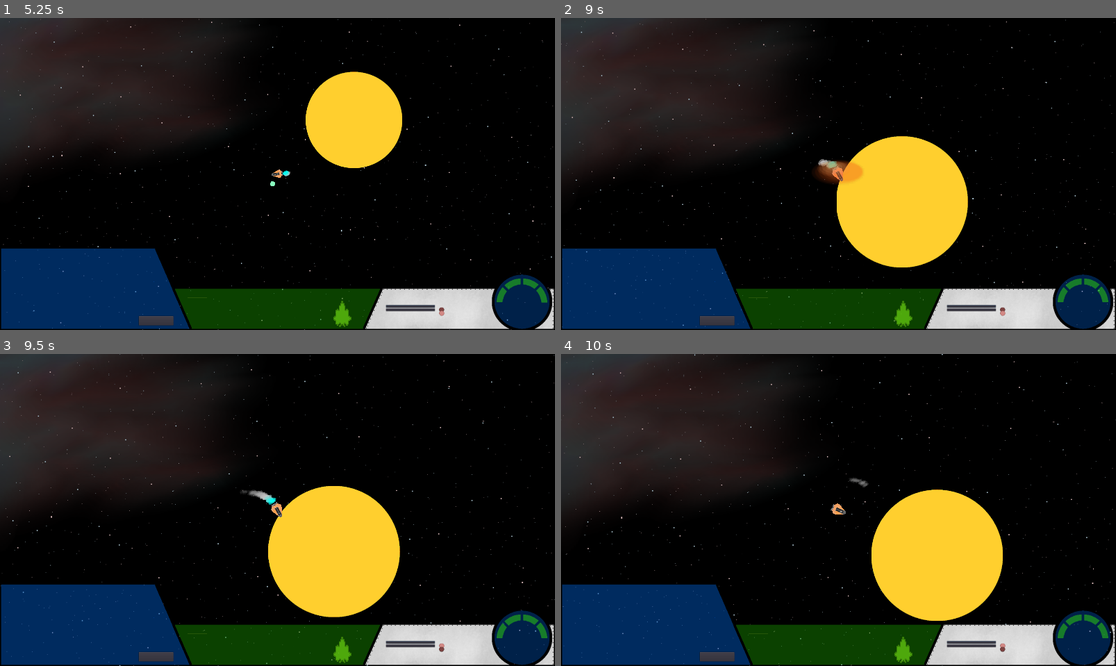
Above: before the commit, frames 1-4 (two rows, left to right).
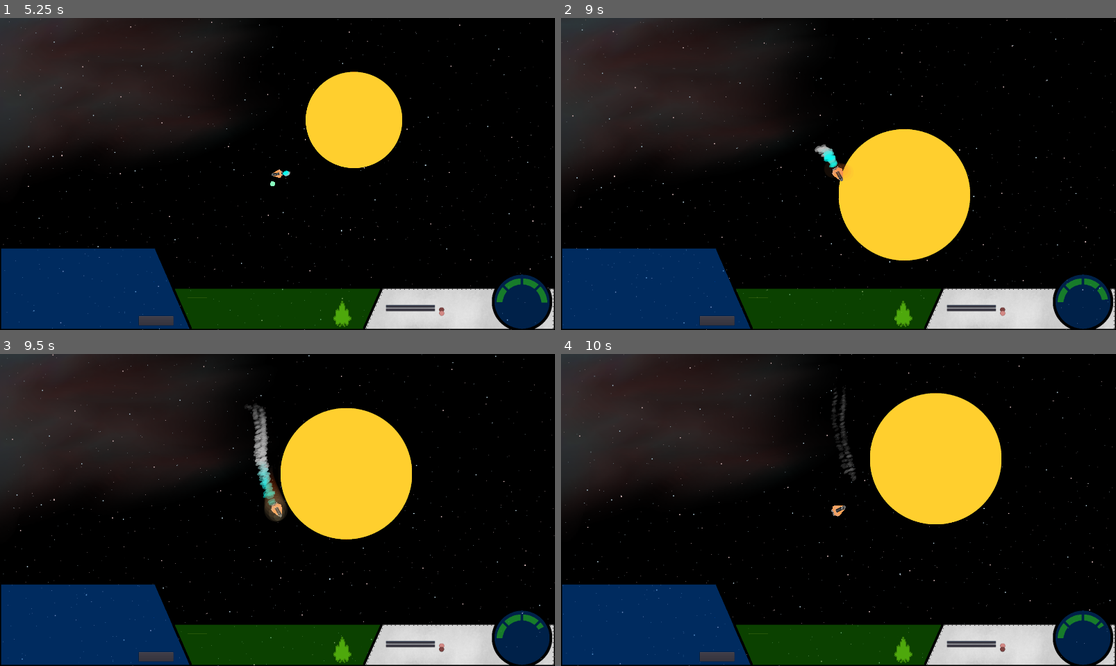
Above: after the commit, the same moments.

Repository: 029614/RedVoid
Game: Godot game, scene res://NewMain.tscn
Same seed, same stepped clock (60 frames per second), same inputs: the game is played once before the commit and once after it.
Inputs (mouse positions are in pixels of both pictures, inside the frame that each line leads up to):
- Up to frame 1 (5.25 s): click "Missile Alert" at 0.5 s; click "Radar Lock" at 1.25 s; click "Reset" at 2 s; move the mouse to (399, 158) at 2.77 s; hold Right (ui_right) 2.78-3.53 s; hold X (AfterBurner, bound only after the commit) 2.78-3.53 s; tap O (orbit) at 2.85, 3.8, 4.35 s; click (399, 158) at 2.92 s; move the mouse to (166, 189) at 3.52 s; hold Down (ui_down) 3.53-4.28 s; tap X (AfterBurner, bound only after the commit) at 3.6 s; move the mouse to (333, 105) at 4.27 s; hold Right (ui_right) 4.28-5.03 s; hold X (AfterBurner, bound only after the commit) 4.28-5.03 s; move the mouse to (249, 236) at 5.02 s; hold Up (ui_up) from 5.03 s (still down); tap Space (weapons) at 5.1 s; click (249, 236) at 5.17 s
- Up to frame 2 (9 s): tap O (orbit) at 5.3, 6.8, 7.35, 8.3 s; move the mouse to (1005, 220) at 5.77 s; release Up (ui_up) at 5.78 s; hold Mouse wheel up (zoom_in) 5.78-6.53 s; hold Left (ui_left) 5.78-7.28 s; tap X (AfterBurner, bound only after the commit) at 6.05, 6.6, 8.1 s; move the mouse to (672, 127) at 6.52 s; move the mouse to (866, 174) at 7.27 s; hold Down (ui_down) 7.28-8.03 s; hold X (AfterBurner, bound only after the commit) 7.28-8.03 s; click (866, 174) at 7.42 s; move the mouse to (755, 96) at 8.02 s; hold Right (ui_right) 8.03-8.78 s; move the mouse to (960, 158) at 8.77 s; hold Up (ui_up) from 8.78 s (still down); hold X (AfterBurner, bound only after the commit) from 8.78 s (still down)
- Up to frame 3 (9.5 s): keep holding Up (ui_up); keep holding X (AfterBurner, bound only after the commit)
- Up to frame 4 (10 s): move the mouse to (727, 525) at 9.52 s; release Up (ui_up) at 9.53 s; release X (AfterBurner, bound only after the commit) at 9.53 s; hold Right (ui_right) from 9.53 s (still down); tap O (orbit) at 9.6 s; click (727, 525) at 9.67 s

Frame 1 is identical in both runs. In frame 2, 2.4% of the frame differs, in the area x 0-100%, y 0-100%; in frame 3, 13%; in frame 4, 14%.

Commit message:
After Burner Update
Added after burner and more particle effects for the after burner.

I also tweaked the explosion to look a little nicer... still sucks.

Diff:
--- a/Assets/Particles/Explosion.tscn
+++ b/Assets/Particles/Explosion.tscn
@@ -1,37 +1,52 @@
-[gd_scene load_steps=9 format=2]
+[gd_scene load_steps=12 format=2]
 
-[ext_resource path="res://Assets/Particles/EngineExhaust.png" type="Texture" id=1]
+[ext_resource path="res://Assets/Particles/circle.png" type="Texture" id=1]
 [ext_resource path="res://Assets/Particles/Explosion.gd" type="Script" id=2]
 
-[sub_resource type="Gradient" id=1]
-offsets = PoolRealArray( 0, 0.37037, 0.718518 )
-colors = PoolColorArray( 1, 0.74902, 0, 1, 0, 0, 0, 0.403922, 0.615686, 0.933333, 1, 0 )
+[sub_resource type="Gradient" id=6]
+offsets = PoolRealArray( 0, 0.533333, 1 )
+colors = PoolColorArray( 1, 0.984314, 0, 0.584314, 1, 0.490196, 0, 0.352941, 0.627451, 0.627451, 0.627451, 0 )
 
 [sub_resource type="GradientTexture" id=2]
-gradient = SubResource( 1 )
+gradient = SubResource( 6 )
 width = 4096
 
-[sub_resource type="CurveTexture" id=7]
-
 [sub_resource type="Curve" id=4]
-_data = [ Vector2( 0, 1 ), 0.0, 0.0, 0, 0, Vector2( 1, 0.354545 ), 0.0, 0.0, 0, 0 ]
+max_value = 5.0
+_data = [ Vector2( 0, 0 ), 0.0, 4.85258, 0, 0, Vector2( 0.987342, 5 ), 5.52448, 0.0, 0, 0 ]
 
 [sub_resource type="CurveTexture" id=5]
 curve = SubResource( 4 )
 
+[sub_resource type="Gradient" id=7]
+colors = PoolColorArray( 1, 0.909804, 0.556863, 1, 0.768627, 0.768627, 0.768627, 0 )
+
+[sub_resource type="GradientTexture" id=8]
+gradient = SubResource( 7 )
+
+[sub_resource type="Curve" id=9]
+max_value = 5.0
+_data = [ Vector2( 0, 1 ), 0.0, 4.02882, 0, 0, Vector2( 1, 5 ), 4.30909, 0.0, 0, 0 ]
+
+[sub_resource type="CurveTexture" id=10]
+curve = SubResource( 9 )
+
 [sub_resource type="ParticlesMaterial" id=3]
+trail_divisor = 10
+trail_size_modifier = SubResource( 10 )
+trail_color_modifier = SubResource( 8 )
+emission_shape = 1
+emission_sphere_radius = 46.6
 flag_disable_z = true
 spread = 180.0
 gravity = Vector3( 0, 0, 0 )
 initial_velocity = 1.0
 initial_velocity_random = 1.0
-angular_velocity = 132.41
-angular_velocity_random = 0.29
-orbit_velocity = 0.1
+angular_velocity = 1.0
+angular_velocity_random = 1.0
+orbit_velocity = 0.0
 orbit_velocity_random = 0.0
-linear_accel = 750.0
-linear_accel_curve = SubResource( 7 )
-tangential_accel = 16.09
+angle_random = 1.0
 scale = 2.0
 scale_random = 0.32
 scale_curve = SubResource( 5 )
@@ -42,9 +57,10 @@
 
 [node name="Particles2D" type="Particles2D" parent="."]
 emitting = false
-amount = 500
+amount = 100
 lifetime = 5.0
 one_shot = true
-explosiveness = 0.73
+speed_scale = 15.0
+explosiveness = 0.1
 process_material = SubResource( 3 )
 texture = ExtResource( 1 )
--- a/Assets/Particles/HeatShield.tscn
+++ b/Assets/Particles/HeatShield.tscn
@@ -1,6 +1,6 @@
 [gd_scene load_steps=7 format=2]
 
-[ext_resource path="res://Assets/Particles/EngineExhaust.png" type="Texture" id=1]
+[ext_resource path="res://Assets/Particles/circle.png" type="Texture" id=1]
 
 [sub_resource type="Gradient" id=4]
 offsets = PoolRealArray( 0, 0.481481, 0.888889 )
@@ -12,7 +12,7 @@
 
 [sub_resource type="Curve" id=5]
 max_value = 5.0
-_data = [ Vector2( 0, 0.6 ), 0.0, 0.0, 0, 0, Vector2( 0.234177, 2.36364 ), 3.91736, 3.91736, 0, 0, Vector2( 0.778481, 4.81818 ), 0.0, 0.0, 0, 0, Vector2( 1, 0.863636 ), 0.0, 0.0, 0, 0 ]
+_data = [ Vector2( 0, 0.6 ), 0.0, 0.0, 0, 0, Vector2( 0.0822785, 1.86364 ), -2.78006, -2.78006, 0, 0, Vector2( 1, 0.090909 ), 0.0, 0.0, 0, 0 ]
 
 [sub_resource type="CurveTexture" id=6]
 curve = SubResource( 5 )
@@ -23,7 +23,6 @@
 gravity = Vector3( 0, 0, 0 )
 orbit_velocity = 0.0
 orbit_velocity_random = 0.0
-scale_random = 0.24
 scale_curve = SubResource( 6 )
 color_ramp = SubResource( 2 )
 
@@ -33,7 +32,7 @@
 modulate = Color( 1, 1, 1, 0.0823529 )
 emitting = false
 amount = 600
-lifetime = 0.3
+lifetime = 0.4
 local_coords = false
 process_material = SubResource( 3 )
 texture = ExtResource( 1 )
--- a/Assets/Ship/FighterSprite.tscn
+++ b/Assets/Ship/FighterSprite.tscn
@@ -48,3 +48,24 @@
 local_coords = false
 process_material = SubResource( 3 )
 texture = ExtResource( 2 )
+
+[node name="AB1" type="Particles2D" parent="."]
+show_behind_parent = true
+position = Vector2( -69.9774, 955.869 )
+rotation = 1.65385
+emitting = false
+amount = 100
+local_coords = false
+process_material = SubResource( 3 )
+texture = ExtResource( 2 )
+
+[node name="AB2" type="Particles2D" parent="."]
+show_behind_parent = true
+position = Vector2( 97.9768, 955.869 )
+rotation = 1.52496
+scale = Vector2( 1.07468, 0.964252 )
+emitting = false
+amount = 100
+local_coords = false
+process_material = SubResource( 3 )
+texture = ExtResource( 2 )
--- a/Player/Actor.gd
+++ b/Player/Actor.gd
@@ -47,6 +47,7 @@
 export (float) var rotation_speed = 2
 var current_speed = 0
 var max_speed = 99999
+var speed_modifier = 1
 
 #flags
 var _orbiting = false
@@ -60,6 +61,7 @@
 var _local_view = false
 var _player_is_landed = false
 var _heat_shield = false
+var _after_burner = false
 
 
 
@@ -89,6 +91,15 @@
         if Input.is_action_pressed('ui_down'):
             pass
         if Input.is_action_pressed('ui_up') and fuel >= 0:
+            #After Burner
+            if _after_burner == true:
+                speed_modifier = 10
+                $Sprite/AB1.set_emitting(true)
+                $Sprite/AB2.set_emitting(true)
+            elif _after_burner == false:
+                speed_modifier = 1
+                $Sprite/AB1.set_emitting(false)
+                $Sprite/AB2.set_emitting(false)
 
             #Changing the sprite to the one with engine plumes
             if $Sprite/Particles2D.is_emitting() == false:
@@ -97,9 +108,9 @@
 
             #Input Movements
             current_speed = velocity.length()
-            velocity += Vector2(1, 0).rotated(rotation).normalized() * acceleration * delta
+            velocity += Vector2(1, 0).rotated(rotation).normalized() * (acceleration * speed_modifier) * delta
             velocity = velocity.clamped(max_speed)
-            fuel -= 1
+            fuel -= 1 * (speed_modifier * 2)
 
 
 
@@ -107,6 +118,9 @@
 
             #Changing the sprite back to the one without engine plumes
             $Sprite/Particles2D.set_emitting(false)
+            $Sprite/AB1.set_emitting(false)
+            $Sprite/AB2.set_emitting(false)
+            _after_burner = false
 
 func _physics_process(delta):
     if Global._play == true:
@@ -161,10 +175,10 @@
 
         #Heat shield
         if planet:
-            if global_position.distance_to(planet.global_position) < 400 and current_speed > 150 and _heat_shield == false:
+            if global_position.distance_to(planet.global_position) < 400 and current_speed > 125 and _heat_shield == false:
                 _heat_shield = true
                 $HeatShield/HeatShield2/Particles2D.set_emitting(true)
-            elif global_position.distance_to(planet.global_position) > 400 and _heat_shield == true or current_speed < 150 and _heat_shield == true:
+            elif global_position.distance_to(planet.global_position) > 400 and _heat_shield == true or current_speed < 125 and _heat_shield == true:
                 _heat_shield = false
                 $HeatShield/HeatShield2/Particles2D.set_emitting(false)
             else:
@@ -218,6 +232,12 @@
         elif Input.is_action_just_pressed("map") and _map_view == true:
             _map_view = false
             _local_view = true
+
+        #After Burner
+        if Input.is_action_pressed("AfterBurner"):
+            _after_burner = true
+        elif Input.is_action_just_released("AfterBurner"):
+            _after_burner = false
 
 
 func get_gravity(delta):
--- a/Player/Actor.tscn
+++ b/Player/Actor.tscn
@@ -159,4 +159,4 @@
 [node name="HeatShield" type="Position2D" parent="."]
 
 [node name="HeatShield2" parent="HeatShield" instance=ExtResource( 1 )]
-position = Vector2( 139.86, 0 )
+position = Vector2( 104.527, 0 )
--- a/project.godot
+++ b/project.godot
@@ -71,6 +71,11 @@
 "events": [ Object(InputEventKey,"resource_local_to_scene":false,"resource_name":"","device":0,"alt":false,"shift":false,"control":false,"meta":false,"command":false,"pressed":false,"scancode":77,"unicode":0,"echo":false,"script":null)
  ]
 }
+AfterBurner={
+"deadzone": 0.5,
+"events": [ Object(InputEventKey,"resource_local_to_scene":false,"resource_name":"","device":0,"alt":false,"shift":false,"control":false,"meta":false,"command":false,"pressed":false,"scancode":88,"unicode":0,"echo":false,"script":null)
+ ]
+}
 
 [rendering]
 
Binary file added: Assets/Particles/circle.png
Not shown, added: Assets/Particles/circle.png.import
